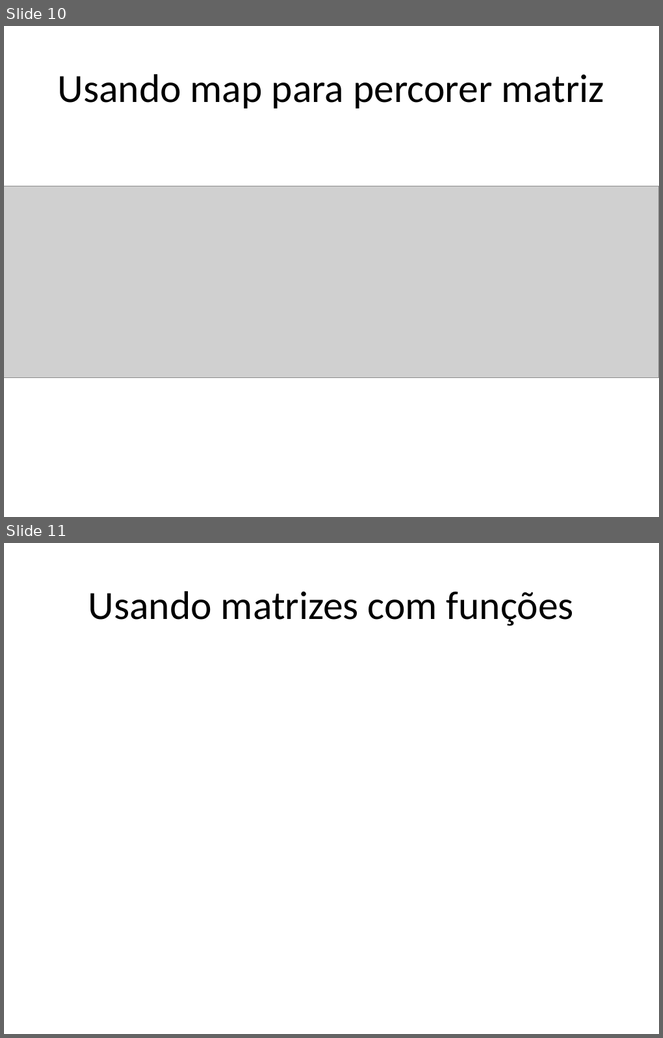
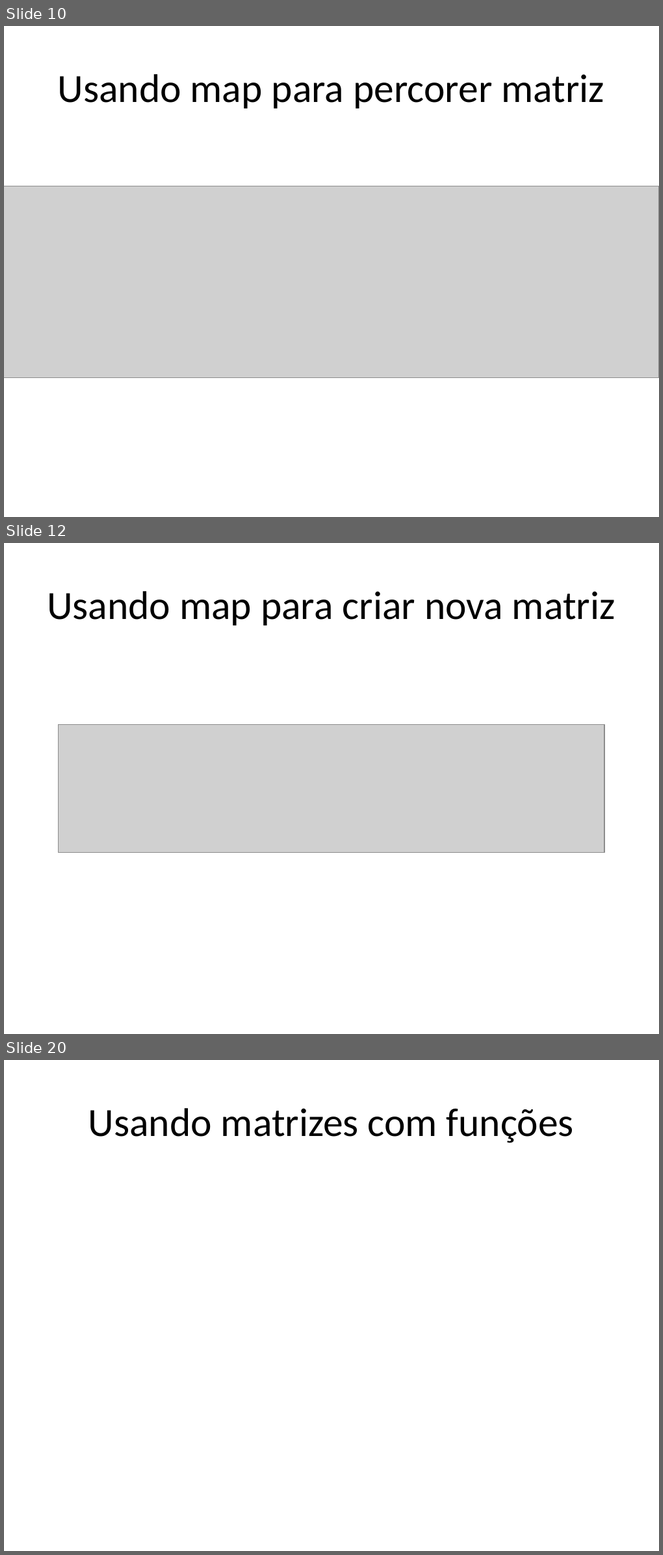
Before and after one commit to dfpires/progcomp2-2024a, a slide deck: matrizes_2d_javascript.pptx. Shown one above the other, each under a label of ours: slides 10 and 11 before the commit, slides 10, 12 and 20 after it; the slides between them are not shown. The pictures are 663x1038 and 663x1555 pixels, drawn with LibreOffice and Linux fonts; fonts in the diff are those of the drawing; grey boxes stand for pictures. Boxes give left, top, right and bottom in pixels: in the first picture for what was removed or moved away, otherwise in the second. Text is boxed around its words. In the diff, an @@ line names an element or a change of style, - is before the commit and + after.

```diff
--- a/matrizes_2d_javascript.pptx
+++ b/matrizes_2d_javascript.pptx
@@ slide 12 added at box(4, 543, 659, 1034), background #FFFFFF @@
@@ title added at box(47, 591, 616, 626), 44 pt, text #000000 @@
+Usando map para criar nova matriz
@@ picture added at box(59, 725, 604, 853) @@
@@ what was slide 11 is now slide 20 @@
```
Also in this commit, not shown: 8 other slides added, 1 slide removed.
